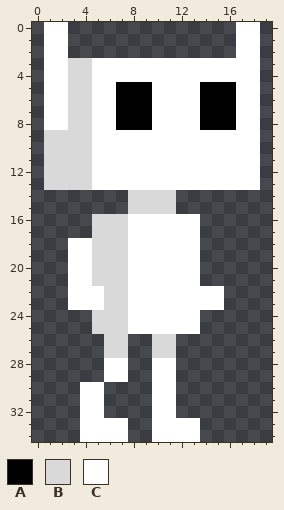
Two versions of one pixel-art sprite, res/images/player.png. This is how it looked before the edit.
The file is 20x35 pixels. Colours within 5 levels of each other are drawn and written as one.
Palette (. is transparent): A #000000  B #d9d9d9  C #ffffff
Pixels before, first column x 1:
 0 CC..............CC
 1 CC..............CC
 2 CC..............CC
 3 CCBBCCCCCCCCCCCCCC
 4 CCBBCCCCCCCCCCCCCC
 5 CCBBCCAAACCCCAAACC
 6 CCBBCCAAACCCCAAACC
 7 CCBBCCAAACCCCAAACC
 8 CCBBCCAAACCCCAAACC
 9 BBBBCCCCCCCCCCCCCC
10 BBBBCCCCCCCCCCCCCC
11 BBBBCCCCCCCCCCCCCC
12 BBBBCCCCCCCCCCCCCC
13 BBBBCCCCCCCCCCCCCC
14 .......BBBB.......
15 .......BBBB.......
16 ....BBBCCCCCC.....
17 ....BBBCCCCCC.....
18 ..CCBBBCCCCCC.....
19 ..CCBBBCCCCCC.....
20 ..CCBBBCCCCCC.....
21 ..CCBBBCCCCCC.....
22 ..CCCBBCCCCCCCC...
23 ..CCCBBCCCCCCCC...
24 ....BBBCCCCCC.....
25 ....BBBCCCCCC.....
26 .....BB..BB.......
27 .....BB..BB.......
28 .....CC..CC.......
29 .....CC..CC.......
30 ...CC....CC.......
31 ...CC....CC.......
32 ...CC....CC.......
33 ...CCCC..CCCC.....
34 ...CCCC..CCCC.....
The result:
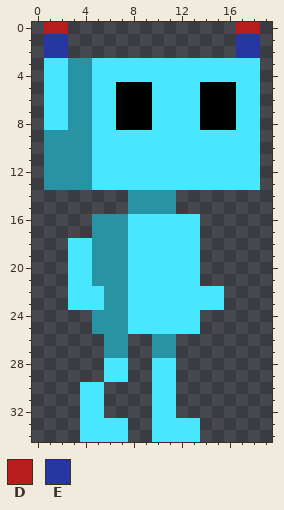
Colours new in this view: D #b71e1b  E #2736a3
From old to new:
Colour B changes from #d9d9d9 to #2793a3.
Colour C changes from #ffffff to #48e7ff.
The author changed colour C to colour D in row 0 at x 1 to 2 and 17 to 18.
The author changed colour C to colour E in rows 1 to 2 at x 1 to 2 and 17 to 18.
Pixel boxes of the changes (left, top, right, bottom) in both pictures:
changed: (44, 22, 260, 442)
